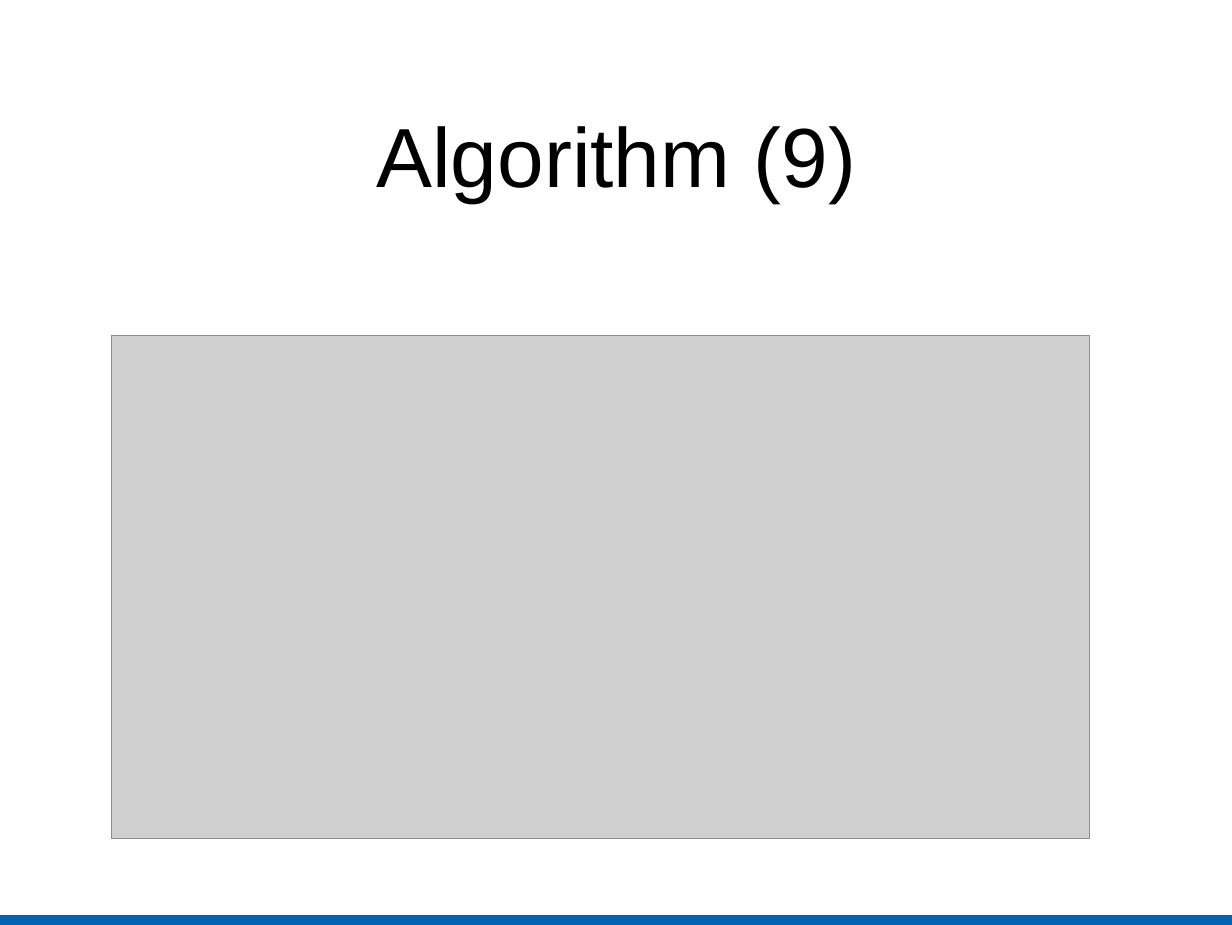
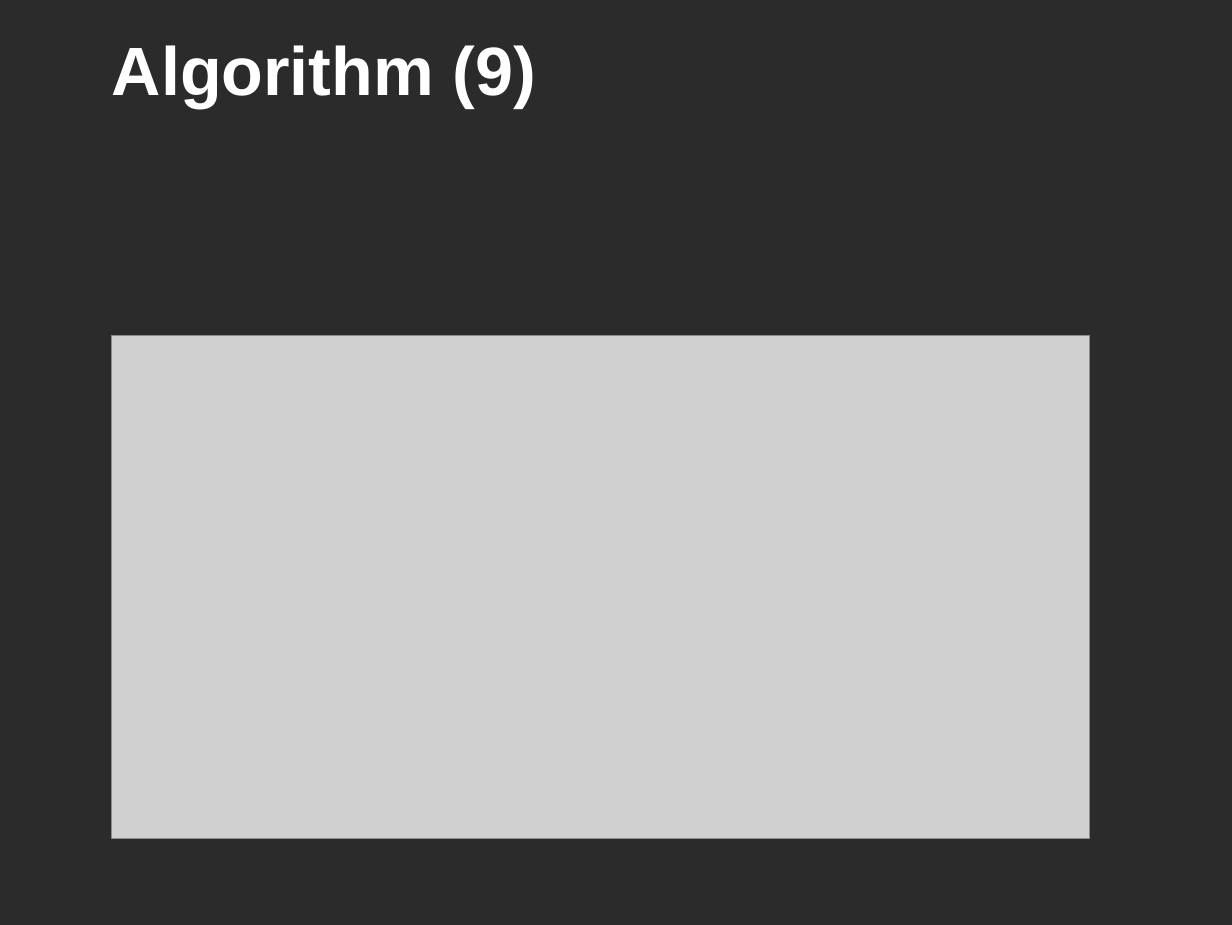
Before and after one commit to kratos12000/FastXMLDiff, a slide deck: slide 28 of Presentation/Slides.odp (slide 27 before the commit). Drawn at 1232x925 pixels with LibreOffice and Linux fonts; fonts in the diff are those of the drawing; grey boxes stand for pictures; background and template pictures are left out; a plain dark background stands for a picture behind light text. Boxes give left, top, right and bottom in pixels: in the first picture for what was removed or moved away, otherwise in the second. Text is boxed around its words. In the diff, an @@ line names an element or a change of style, - is before the commit and + after.

```diff
--- a/Presentation/Slides.odp
+++ b/Presentation/Slides.odp
@@ background #FFFFFF to picture (left out) @@
@@ title "Algorithm (9)": place and size @@
-title "Algorithm (9)" at bbox=[377, 126, 856, 203]
+title "Algorithm (9)" at bbox=[112, 45, 536, 108]
@@ title "Algorithm (9)" at bbox=[112, 45, 536, 108]: size 54 to 44 pt, text colour #000000 to #FFFFFF, bold on; alignment centre to left @@
@@ rectangle removed at bbox=[0, 914, 1232, 925] @@
```
Also in this commit, not shown: 32 other slides changed, 3 slides added, 1 other file.
